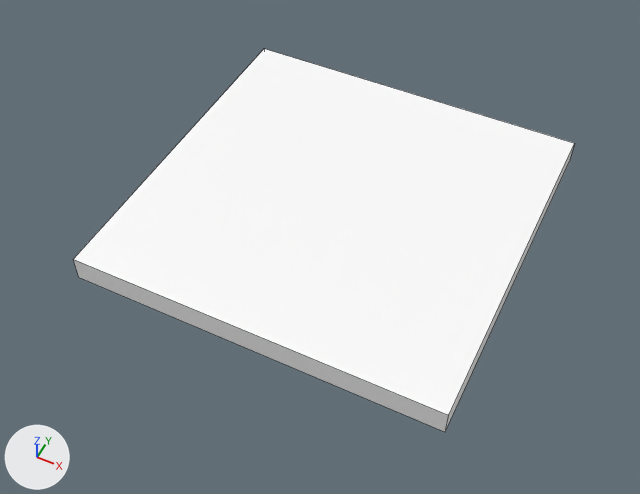
What one commit did to the FBX model Assets/Art/Environment Assets/Geometry/Buildings/Modular_geo/Roof_sq_b.fbx.
Before and after are seen from a 50 mm lens placed at (0.099, -0.215, 0.242), pointed at (0.006, -0.028, 0.008). Every picture has the same lights, and +X, +Y and +Z are marked at lower left. Mesh edges are drawn as thin lines. Where no turn or scale is listed for an object, it has been applied to the vertices.
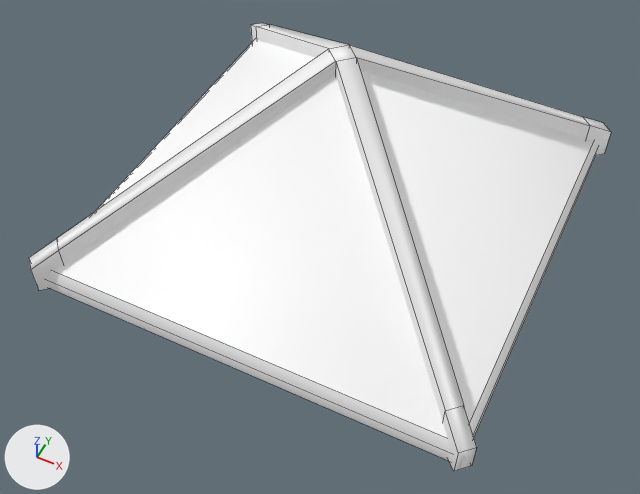
Where the change shows, as pixel boxes (x1, y1, x2, y2) in the pictures (640 x 494 px):
'pCube47', reshaped (16% wider, 17% taller)
    before: (73, 49, 574, 432)
    after: (29, 23, 611, 471)
part 1 of me_mesh, built on
    before: (73, 49, 574, 432)
    after: (29, 23, 611, 471)

The change, as a diff of the scene's bpy script:
```diff
--- a/Assets/Art/Environment Assets/Geometry/Buildings/Modular_geo/Roof_sq_b.fbx.py
+++ b/Assets/Art/Environment Assets/Geometry/Buildings/Modular_geo/Roof_sq_b.fbx.py
@@ me_mesh @@
 # used by ob_pcube47; location = (0.0, 0.0, 0.0)
-me_mesh.from_pydata(...)  # 8 vertices, 6 faces; spans x -0.0706..0.0706, y -0.0696..0.0696, z -0.005..0.005
+me_mesh.from_pydata(...)  # 58 vertices, 49 faces; spans x -0.0823..0.0823, y -0.0823..0.0823, z -0.0028..0.0704
+# me_mesh part 1: the whole mesh is rebuilt
+# me_mesh part 2: the surface is now shaded smooth
 me_mesh.materials.append(mat_roof)
```
